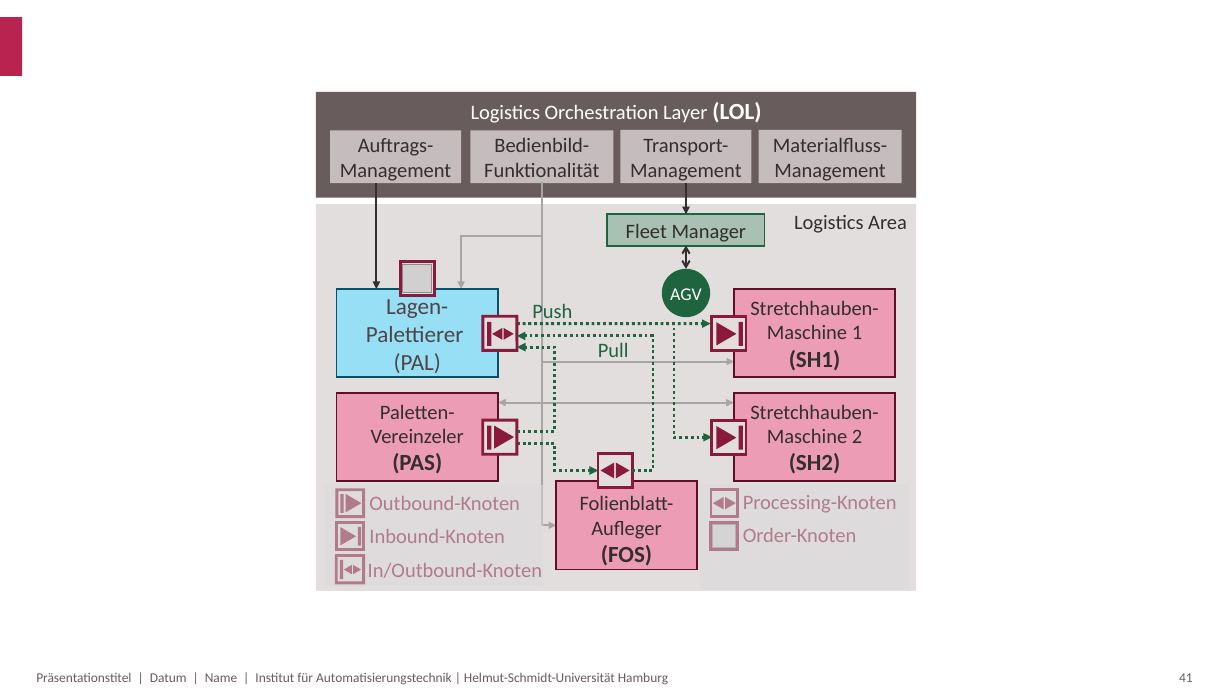
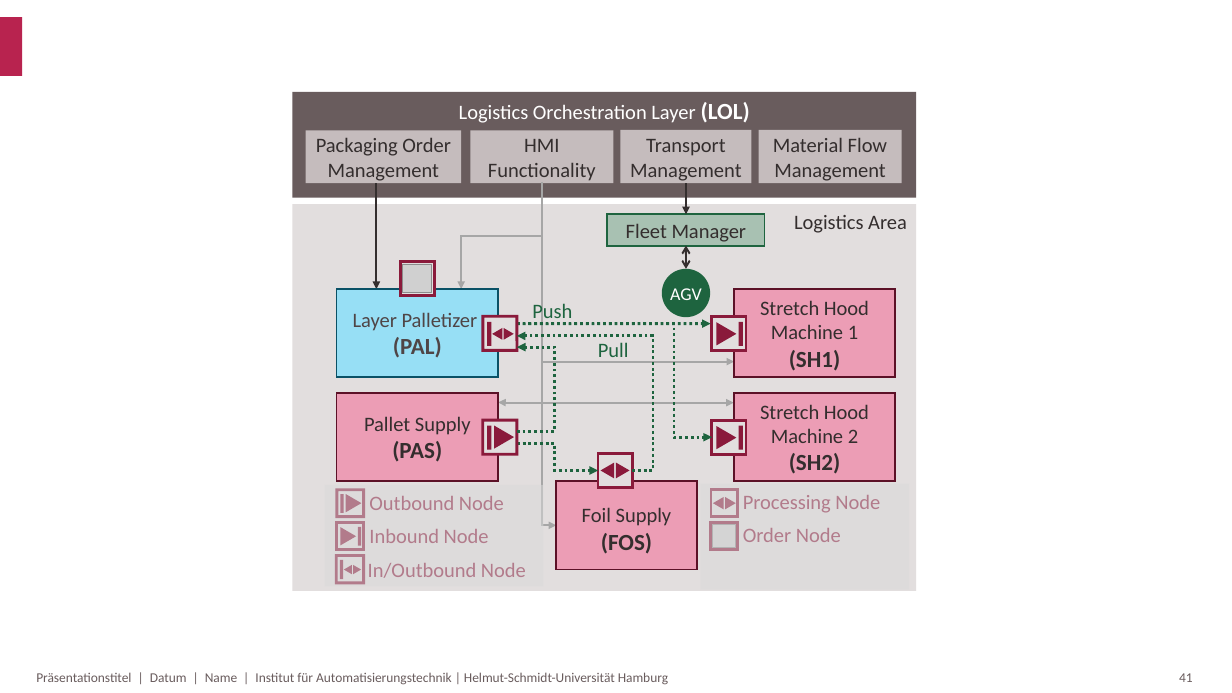
Before and after one commit to Blumi102/MTP4Logistics, a slide deck: slide 42 of Images/Abbildungen.pptx. Drawn at 1232x693 pixels with LibreOffice and Linux fonts; fonts in the diff are those of the drawing; grey boxes stand for pictures; background and template pictures are left out. Boxes give left, top, right and bottom in pixels: in the first picture for what was removed or moved away, otherwise in the second. Text is boxed around its words. In the diff, an @@ line names an element or a change of style, - is before the commit and + after.

```diff
--- a/Images/Abbildungen.pptx
+++ b/Images/Abbildungen.pptx
@@ rectangle "Logistics Orchestration Layer (LOL)": place and size @@
-rectangle "Logistics Orchestration Layer (LOL)" at (316,91,917,198)
+rectangle "Logistics Orchestration Layer (LOL)" at (292,91,916,198)
@@ rectangle "Packaging Order Management": place and size @@
-rectangle "Packaging Order Management" at (330,130,461,183)
+rectangle "Packaging Order Management" at (306,130,461,183)
@@ text in rectangle at (316,138,451,181): text changed @@
-Auftrags-Management
+Packaging Order Management
@@ text in rectangle at (488,139,596,181): text changed @@
-Bedienbild-Funktionalität
+HMI Functionality
@@ text in rectangle at (630,139,741,181): text changed @@
-Transport-Management
+Transport Management
@@ text in rectangle at (773,138,887,181): text changed @@
-Materialfluss-Management
+Material Flow Management
@@ rectangle "Logistics Area": place and size @@
-rectangle "Logistics Area" at (316,204,917,592)
+rectangle "Logistics Area" at (292,204,916,592)
@@ text in rectangle at (353,312,478,331): text changed; size 18 to 16 pt @@
-Lagen-
-Palettierer
+Layer Palletizer
@@ text in rectangle at (760,300,869,339): text changed @@
-Stretchhauben-Maschine 1
+Stretch Hood Machine 1
@@ text in rectangle at (393,337,442,358): bold on in "(PAL)" @@
@@ text in rectangle at (364,416,471,435): text changed @@
-Paletten-Vereinzeler
+Pallet Supply
@@ text in rectangle at (760,404,869,474): text changed @@
-Stretchhauben-Maschine 2 (SH2)
+Stretch Hood Machine 2 (SH2)
@@ text at (369,496,504,510): text changed @@
-Outbound-Knoten
+Outbound Node
@@ text in rectangle at (582,507,672,526): text changed @@
-Folienblatt-Aufleger
+Foil Supply
@@ text at (743,495,880,513): text changed @@
-Processing-Knoten
+Processing Node
@@ text at (369,529,489,543): text changed @@
-Inbound-Knoten
+Inbound Node
@@ text at (743,528,841,542): text changed @@
-Order-Knoten
+Order Node
@@ text at (368,563,526,578): text changed @@
-In/Outbound-Knoten
+In/Outbound Node
```
Also in this commit, not shown: 4 other slides changed, 35 other files.
